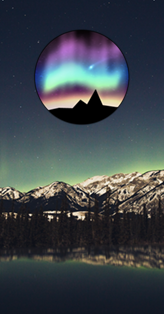
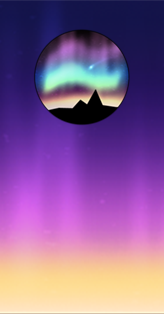
Two versions of the same layered image (164 x 314). Layer-by-layer changes:
renamed "Layer 0" to "Layer 2", painted on it over [left=0, top=0, right=164, bottom=314]
